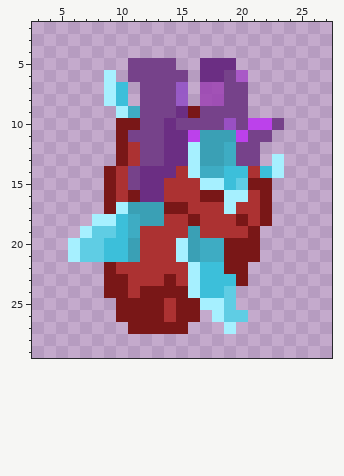
File history of a pixel-art file, Crystal Heart.aseprite. Above, as it was before the edit.
32x32 pixels, 1 frame. Shown: x 3..27, y 2..29.
After:
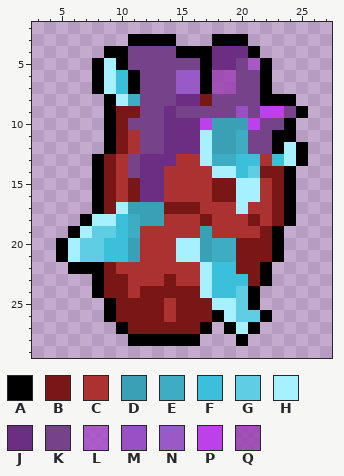
Palette (. is transparent): A #000000  B #791717  C #ac3232  D #3aa0b5  E #3eacc3  F #3cbfda  G #5fcde4  H #a6f0ff  J #6b2e83  K #76428a  L #a441c9bd  M #9950c3  N #9555c6ee  P #bc41eb  Q #9a3db1ce
Edits made:
y 3: x 11..14 .... -> AAAA; x 18..20 ... -> AAA
y 4: x 9..21 ............. -> AAKKKKAAAJJJA
y 5: x 8..10 ... -> AHA; x 15..17 ..J -> KKA; x 20..22 ... -> KLA
y 6: x 8 . -> A; x 10..11 .K -> FA; x 15..22 K.JJKL.. -> NNAQQKKA
y 7: x 8 . -> A; x 11 . -> A; x 16..17 .Q -> NA; x 19 K -> Q; x 21..22 .. -> KA
y 8: x 9..11 HF. -> AHE; x 15..18 N.QQ -> JJBK; x 21..24 .... -> KAAA
y 9: x 9..11 .HE -> ABB; x 14..16 KJB -> JKK; x 20..25 K..... -> MKPPKA
y 10: x 9 . -> A; x 11 B -> K; x 15..20 KKKKMK -> JJPDDD; x 22 P -> K; x 24 . -> A
y 11: x 9 . -> A; x 11 K -> C; x 16..17 PD -> JH; x 20 P -> E; x 23..24 .. -> AA
y 12: x 9 . -> A; x 16..17 HD -> JH; x 19..20 EK -> DE; x 22..25 .... -> KAHA
y 13: x 8..13 ..BCKK -> ABCKJJ; x 15..18 JHDD -> CCHE; x 20..25 KK.H.. -> FFCFHA
y 14: x 8 . -> A; x 14 J -> C; x 16..19 HEEF -> CCHH; x 21..24 CFH. -> GBBA
y 15: x 8 . -> A; x 11 K -> B; x 17..24 HHFGBB.. -> CBBHHCBA
y 16: x 8 . -> A; x 17 B -> C; x 19 H -> B; x 21..24 CB.. -> HCBA
y 17: x 8 . -> A; x 16 C -> B; x 19..20 HC -> CH; x 22..24 B.. -> CBA
y 18: x 7 . -> A; x 16..17 BC -> CB; x 20..24 BCB.. -> CBCBA
y 19: x 6 . -> A; x 16..17 DC -> CD; x 21..23 B.. -> CBA
y 20..21: x 5 . -> A; x 16..17 DE -> HD; x 19 B -> E; x 22..23 .. -> BA
y 22: x 6..8 ... -> AAA; x 16..17 HF -> CH; x 19 B -> F; x 21..22 .. -> BA
y 23: x 8 . -> A; x 16..17 HF -> CH; x 20..22 B.. -> FBA
y 24: x 8 . -> A; x 16..17 HF -> BH; x 19..21 G.. -> FGA
y 25: x 9 . -> A; x 17 H -> B; x 19..21 G.. -> HGA
y 26: x 9 . -> A; x 17..19 .HG -> BAH; x 21..22 .. -> GA
y 27: x 10 . -> A; x 16..17 .. -> BA; x 19..21 H.. -> AHA
y 28: x 11..16 ...... -> AAAAAA; x 20 . -> A
Where, in picture pixels (left, top, right, bottom), the same in both pictures:
changed: (56, 34, 308, 346)
